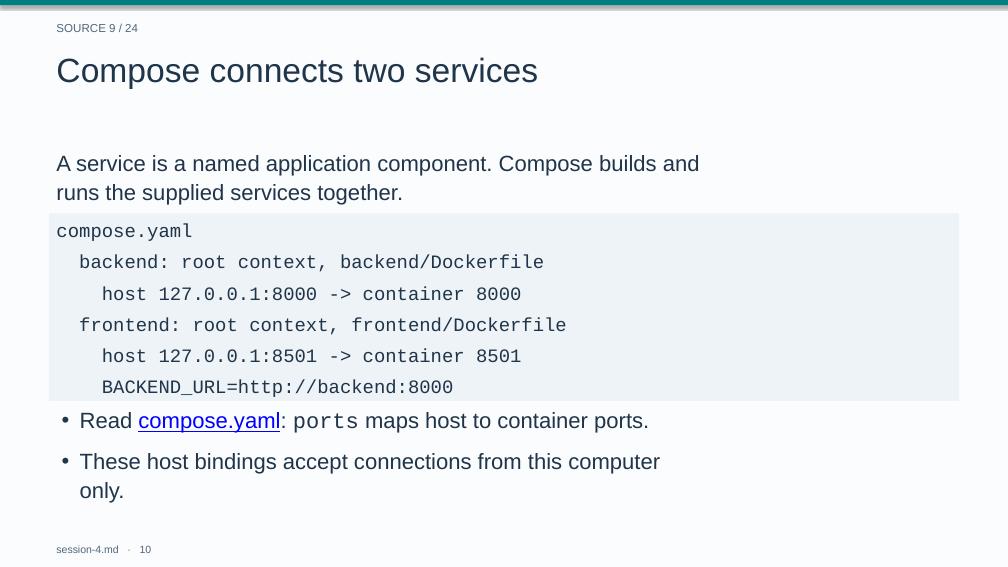
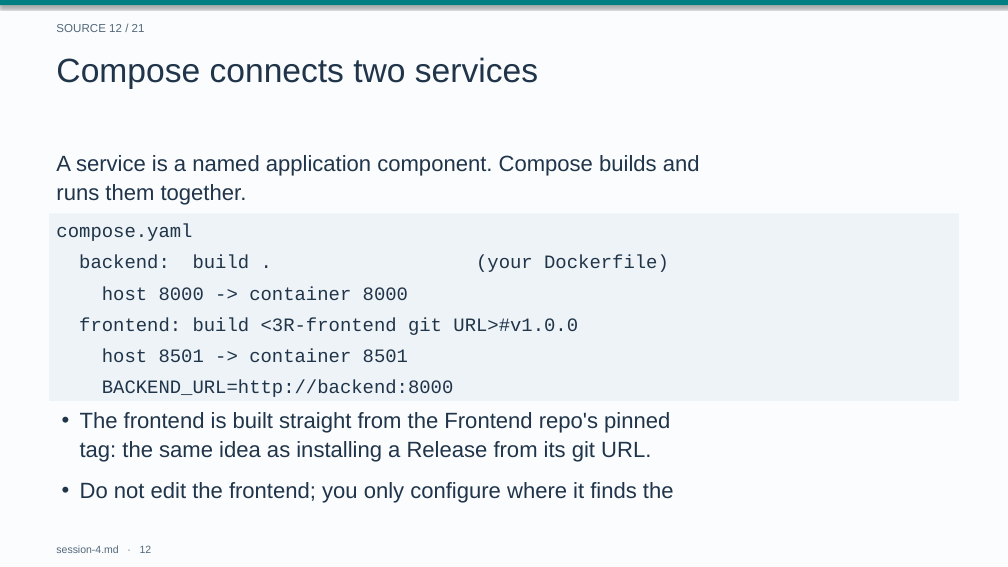
Before and after one commit to drweihungpan-lab/3R-teaching, a slide deck: slide 12 of materials/slides/session-4.pptx (slide 10 before the commit). Drawn at 1008x567 pixels with LibreOffice and Linux fonts; fonts in the diff are those of the drawing. Boxes give left, top, right and bottom in pixels: in the first picture for what was removed or moved away, otherwise in the second. Text is boxed around its words. In the diff, an @@ line names an element or a change of style, - is before the commit and + after.

```diff
--- a/materials/slides/session-4.pptx
+++ b/materials/slides/session-4.pptx
@@ text at <box>56,24,145,32</box>: text changed @@
-SOURCE 9 / 24
+SOURCE 12 / 21
@@ text at <box>56,155,700,205</box>: text changed @@
-A service is a named application component. Compose builds and
-runs the supplied services together.
+A service is a named application component. Compose builds and
+runs them together.
@@ text at <box>79,255,669,272</box>: text changed @@
-backend: root context, backend/Dockerfile
+backend: build . (your Dockerfile)
@@ text at <box>102,287,408,300</box>: text changed @@
-host 127.0.0.1:8000 -> container 8000
+host 8000 -> container 8000
@@ text at <box>79,318,578,335</box>: text changed @@
-frontend: root context, frontend/Dockerfile
+frontend: build <3R-frontend git URL>#v1.0.0
@@ text at <box>102,349,408,362</box>: text changed @@
-host 127.0.0.1:8501 -> container 8501
+host 8501 -> container 8501
@@ text at <box>80,412,670,462</box>: text changed @@
-• Read compose.yaml: ports maps host to container ports.
+• The frontend is built straight from the Frontend repo's pinned
+  tag: the same idea as installing a Release from its git URL.
@@ text at <box>80,482,674,503</box>: text changed @@
-• These host bindings accept connections from this computer
-  only.
+• Do not edit the frontend; you only configure where it finds the
@@ text at <box>56,545,152,553</box>: text changed @@
-session-4.md · 10
+session-4.md · 12
```
Also in this commit, not shown: 8 other slides changed, 13 slides added, 26 slides removed, 5 other files.
